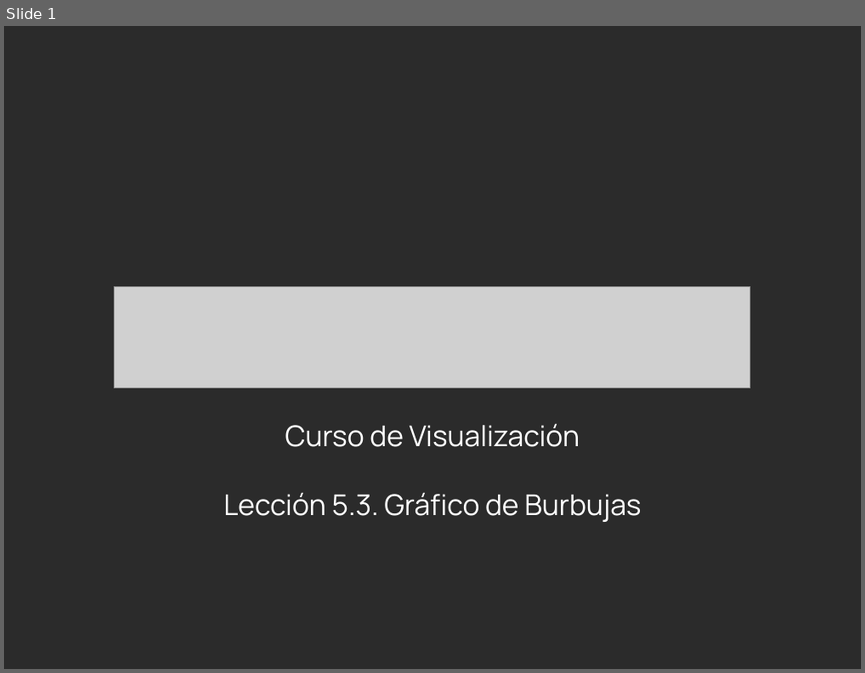
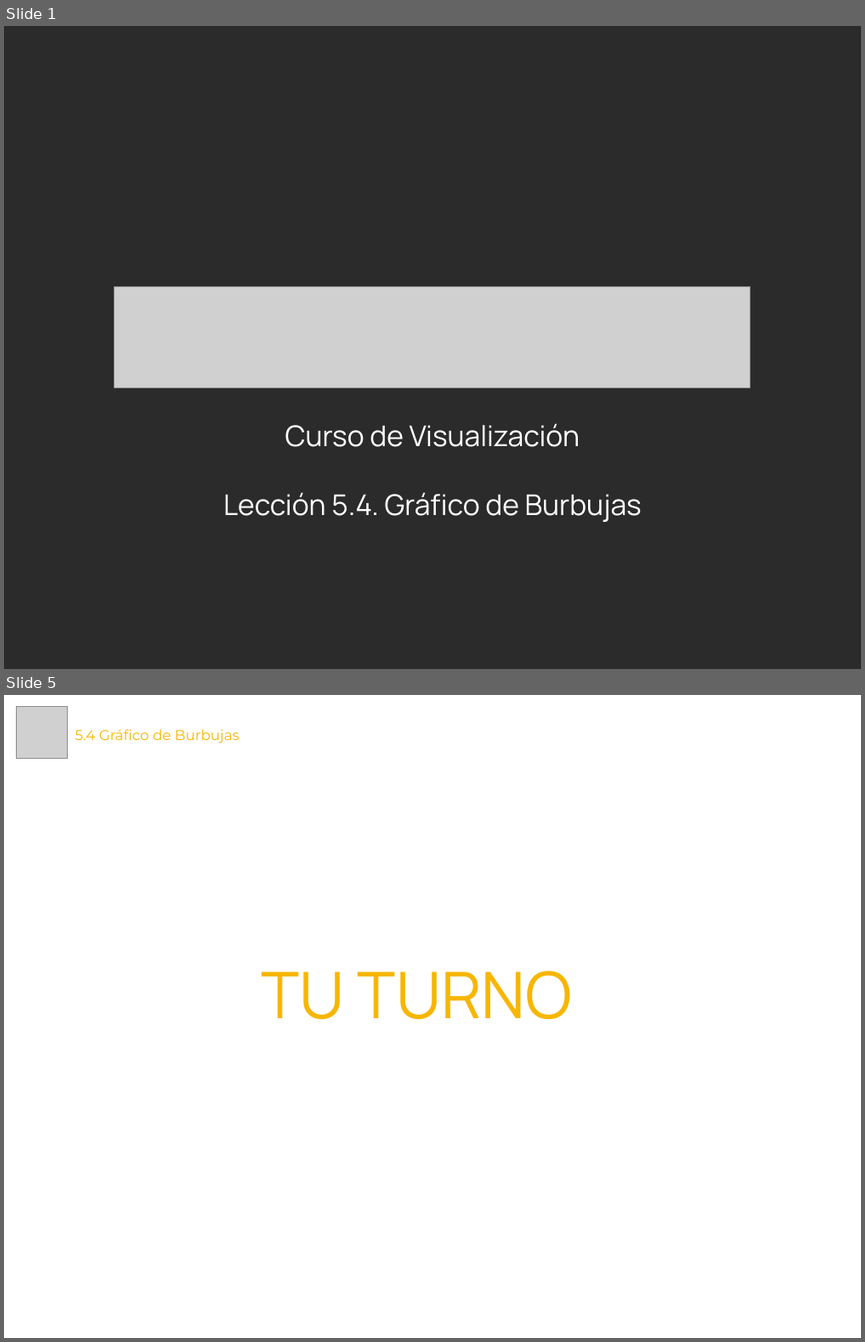
Before and after one commit to Laboratoria/curriculum, a slide deck: 18-data-visualization/Contenido Semana 2/5.4. Presentación - Gráfico de Burbujas.pptx. Shown one above the other, each under a label of ours: slide 1 before the commit, slides 1 and 5 after it; the slides between them are not shown. The pictures are 865x673 and 865x1342 pixels, drawn with LibreOffice and Linux fonts; fonts in the diff are those of the drawing; grey boxes stand for pictures; background and template pictures are left out; a plain dark background stands for a picture behind light text. Boxes give left, top, right and bottom in pixels: in the first picture for what was removed or moved away, otherwise in the second. Text is boxed around its words. In the diff, an @@ line names an element or a change of style, - is before the commit and + after.

```diff
--- a/18-data-visualization/Contenido Semana 2/5.4. Presentación - Gráfico de Burbujas.pptx
+++ b/18-data-visualization/Contenido Semana 2/5.4. Presentación - Gráfico de Burbujas.pptx
@@ slide 5 added at (4, 695, 861, 1338), background #FFFFFF @@
@@ picture added at (16, 707, 68, 759) @@
@@ title added at (75, 729, 239, 743), 12 pt, text #F7B600 @@
+5.4 Gráfico de Burbujas
@@ text added at (262, 970, 572, 1019), 54 pt, text #F7B600 @@
+TU TURNO
@@ slide 1 changed as well @@
@@ subtitle at (223, 492, 642, 522): text changed @@
-Lección 5.3. Gráfico de Burbujas
+Lección 5.4. Gráfico de Burbujas
```
Also in this commit, not shown: 1 other slide changed, 2 other slides added, 1 slide removed, 10 other files.
